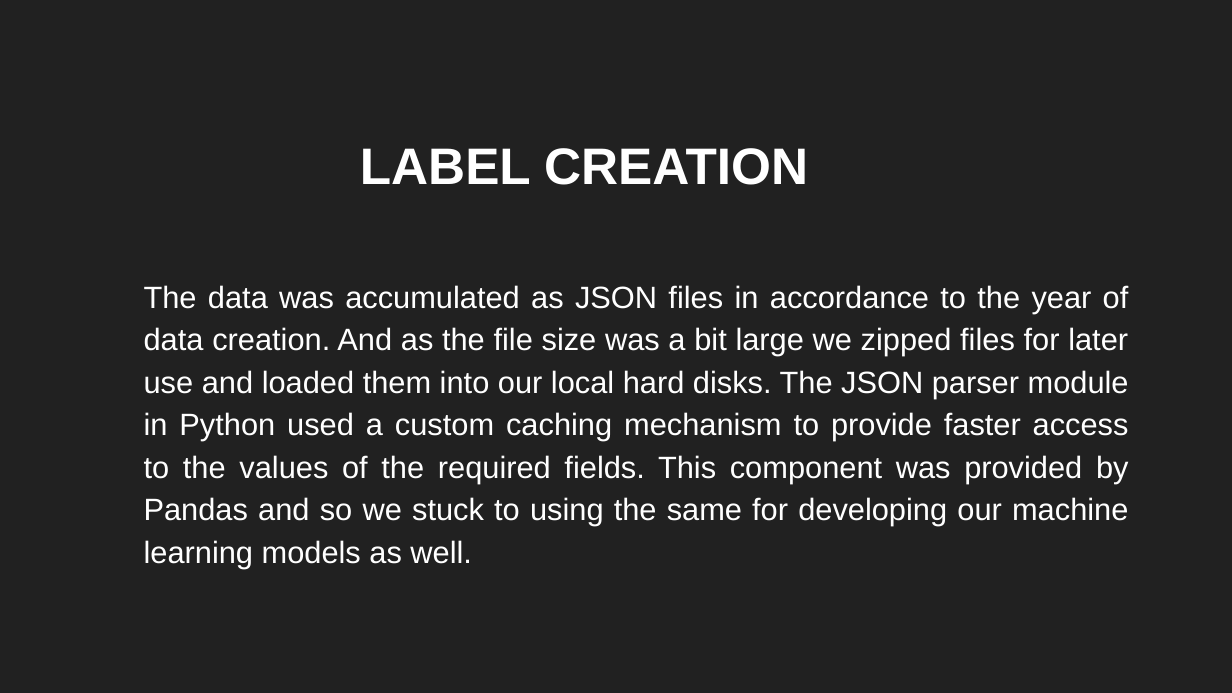
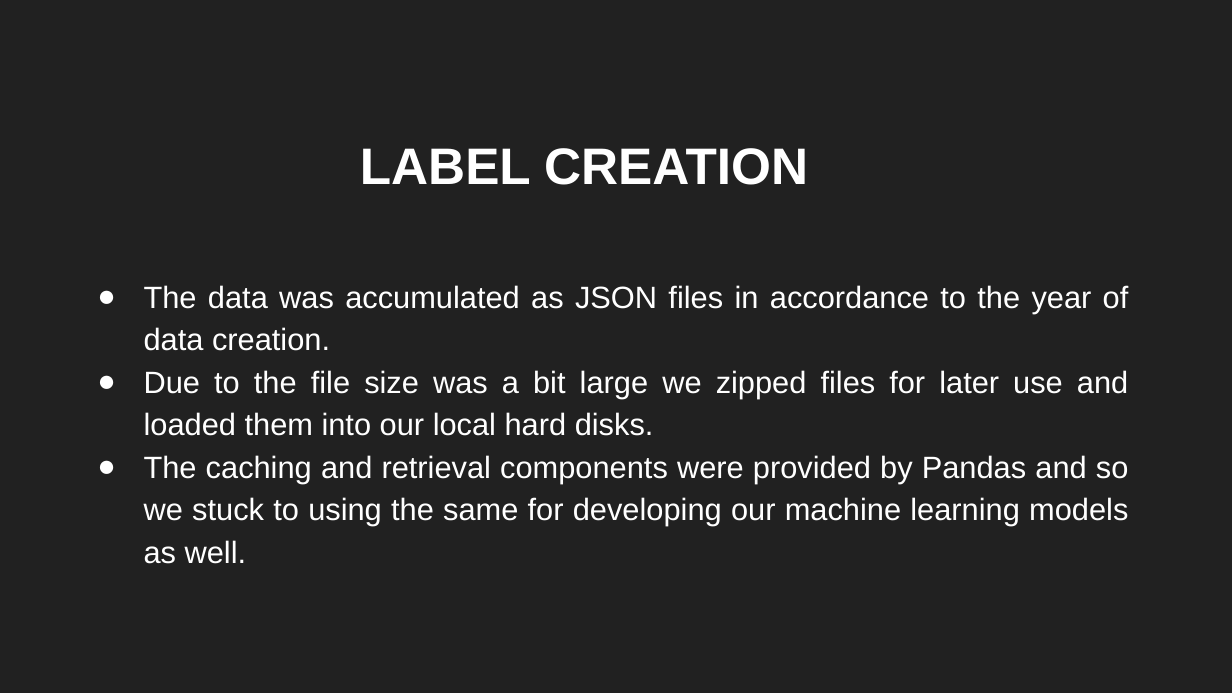
Before and after one commit to sbenstewart/cip-lab, a slide deck: slide 9 of mail these/presentation.pptx. Drawn at 1232x693 pixels with LibreOffice and Linux fonts; fonts in the diff are those of the drawing. Boxes give left, top, right and bottom in pixels: in the first picture for what was removed or moved away, otherwise in the second. Text is boxed around its words. In the diff, an @@ line names an element or a change of style, - is before the commit and + after.

```diff
--- a/mail these/presentation.pptx
+++ b/mail these/presentation.pptx
@@ subtitle at [144, 285, 1129, 564]: text changed @@
-The data was accumulated as JSON files in accordance to the year of data creation. And as the file size was a bit large we zipped files for later use and loaded them into our local hard disks. The JSON parser module in Python used a custom caching mechanism to provide faster access to the values of the required fields. This component was provided by Pandas and so we stuck to using the same for developing our machine learning models as well.
+● The data was accumulated as JSON files in accordance to the year of data creation.
+● Due to the file size was a bit large we zipped files for later use and loaded them into our local hard disks.
+● The caching and retrieval components were provided by Pandas and so we stuck to using the same for developing our machine learning models as well.
```
Also in this commit, not shown: 4 other slides changed, 2 slides added, 11 other files.
